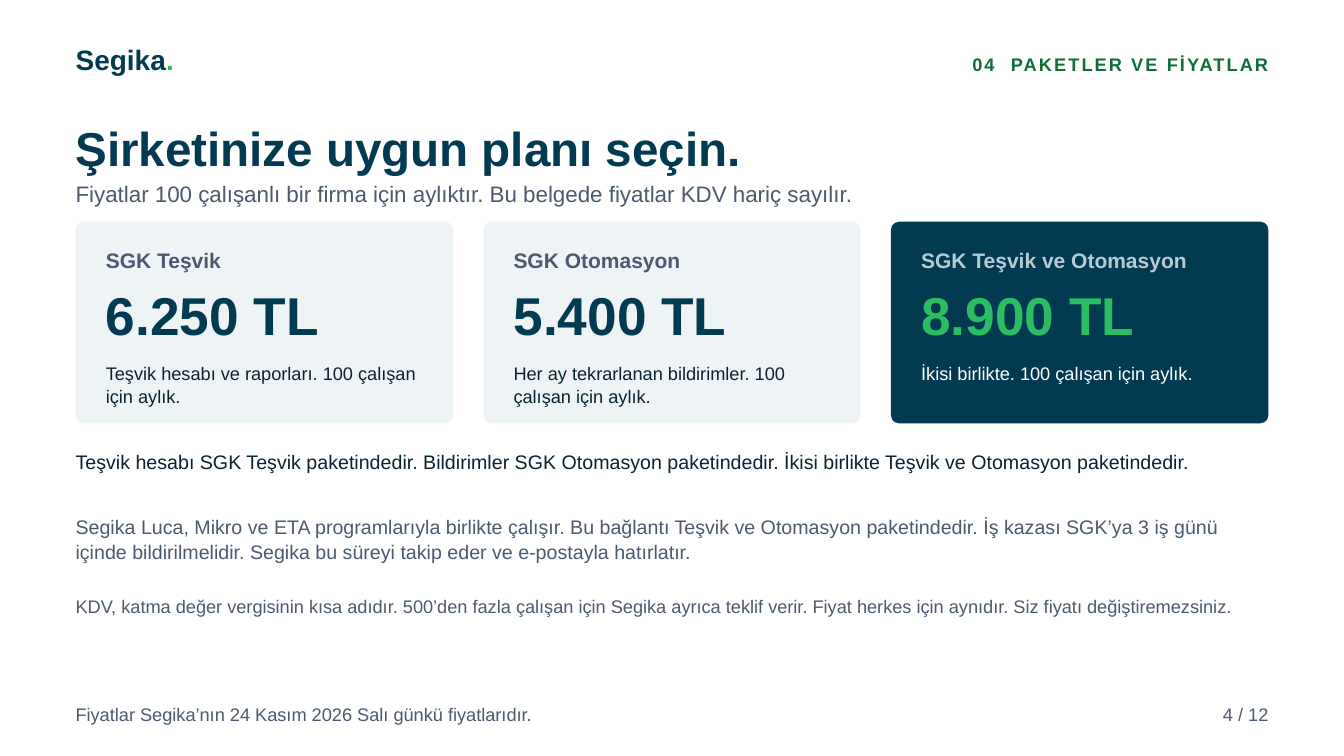
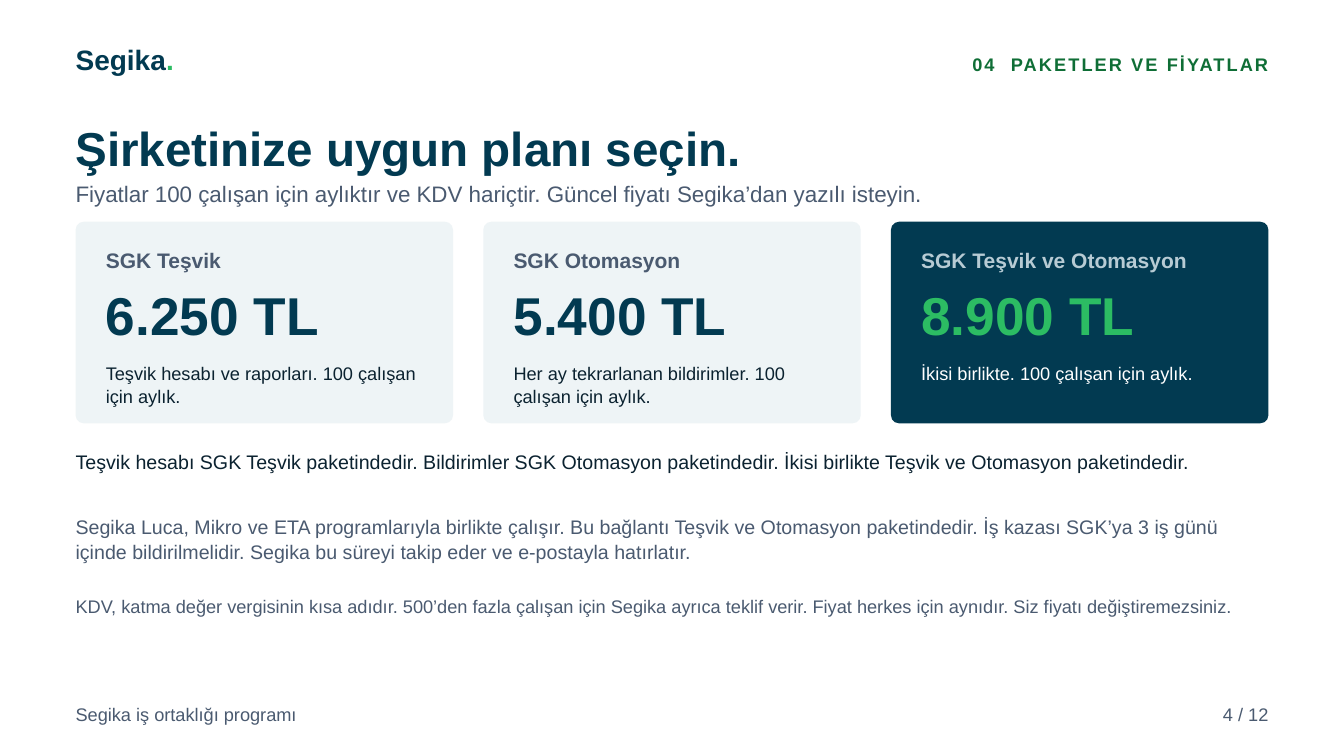
Before and after one commit to karacaismail/19ekim, a slide deck: slide 4 of public/indir/segika/segika-is-ortakligi-sunum.pptx. Drawn at 1344x756 pixels with LibreOffice and Linux fonts; fonts in the diff are those of the drawing. Boxes give left, top, right and bottom in pixels: in the first picture for what was removed or moved away, otherwise in the second. Text is boxed around its words. In the diff, an @@ line names an element or a change of style, - is before the commit and + after.

Commit message:
Segika setini kullanıcı incelemesine göre düzelt
- Yıllık sayfada tek örnek kaldı: 2 işveren ve %30 oran.
- "Siz buradasınız" işareti 4. seviyeye taşındı.
- Basamaklar okura "1. seviye" ile "4. seviye" adıyla görünür.
- Fiyat kaynağı cümlesi yenilendi.
- Nakitsiz yol görsel sunuma ve sunuma eklendi.
- Yıllık varsayım, elçi sınırı ve hak notu eklendi.
- El kitapçığının 2., 7. ve 10. sayfalarındaki boşluklar düzeldi.
- İçerik denetimi bu kuralları da arar.

```diff
--- a/public/indir/segika/segika-is-ortakligi-sunum.pptx
+++ b/public/indir/segika/segika-is-ortakligi-sunum.pptx
@@ text at [76, 186, 921, 207]: text changed @@
-Fiyatlar 100 çalışanlı bir firma için aylıktır. Bu belgede fiyatlar KDV hariç sayılır.
+Fiyatlar 100 çalışan için aylıktır ve KDV hariçtir. Güncel fiyatı Segika’dan yazılı isteyin.
@@ text at [76, 708, 297, 725]: text changed @@
-Fiyatlar Segika’nın 24 Kasım 2026 Salı günkü fiyatlarıdır.
+Segika iş ortaklığı programı
```
Also in this commit, not shown: 5 other slides changed, 28 other files.
